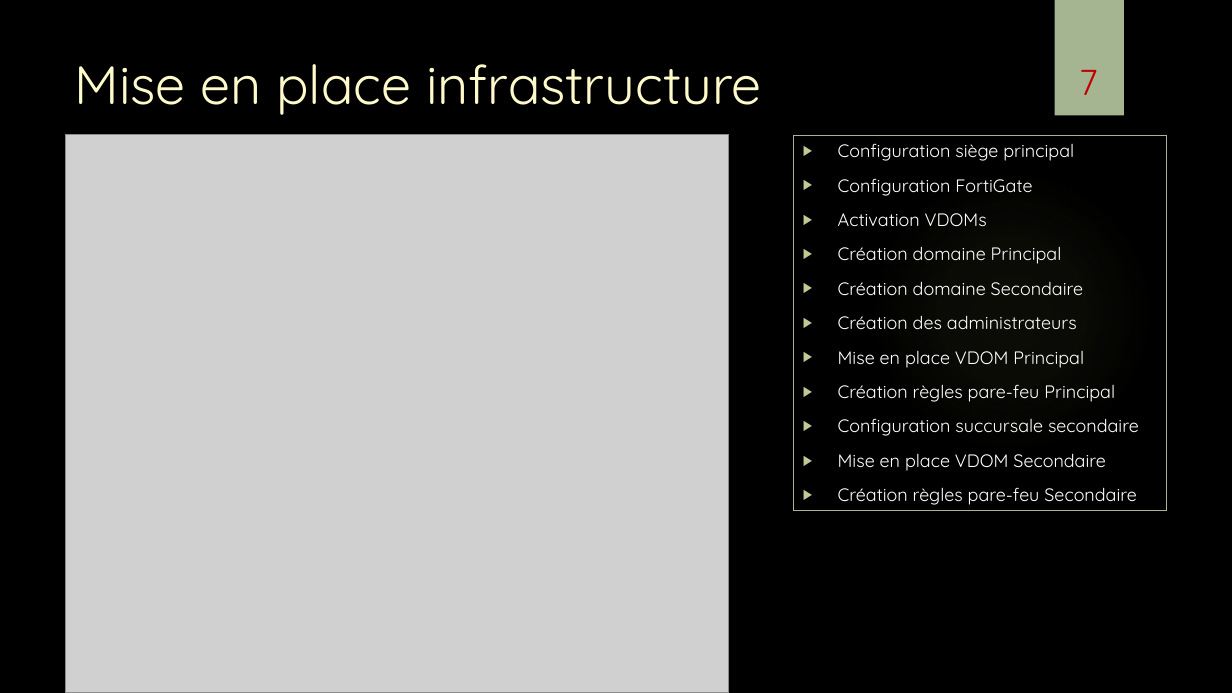
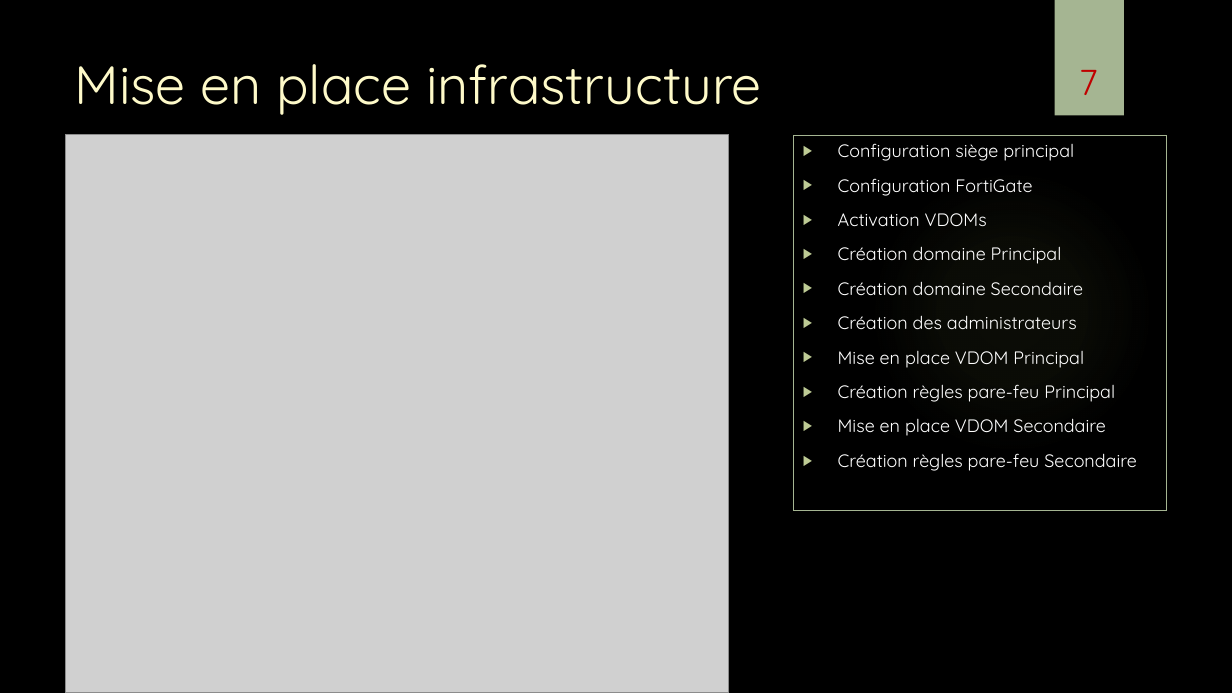
Before and after one commit to damienmayor/TPI, a slide deck: slide 7 of Présentation/Présentation TPI DMA.pptx. Drawn at 1232x693 pixels with LibreOffice and Linux fonts; fonts in the diff are those of the drawing; grey boxes stand for pictures; background and template pictures are left out. Boxes give left, top, right and bottom in pixels: in the first picture for what was removed or moved away, otherwise in the second. Text is boxed around its words. In the diff, an @@ line names an element or a change of style, - is before the commit and + after.

```diff
--- a/Présentation/Présentation TPI DMA.pptx
+++ b/Présentation/Présentation TPI DMA.pptx
@@ text in rectangle at box(838, 418, 1139, 436): paragraph removed @@
-▶ Configuration succursale secondaire
```
Also in this commit, not shown: 2 other slides changed.
